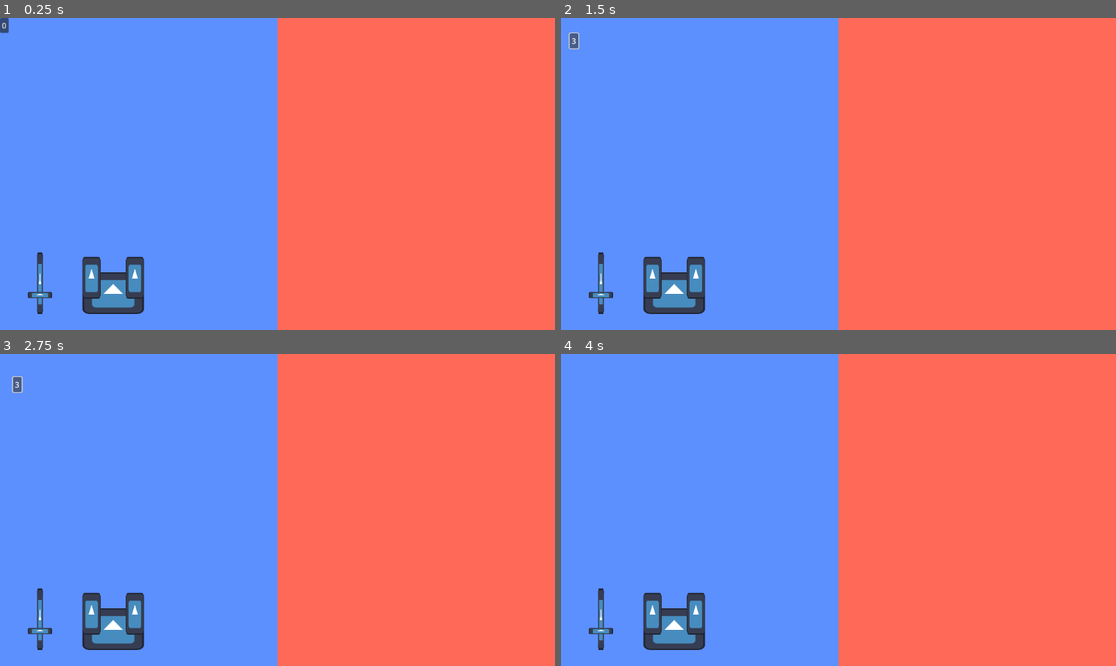
Above: before the commit, frames 1-4 (two rows, left to right).
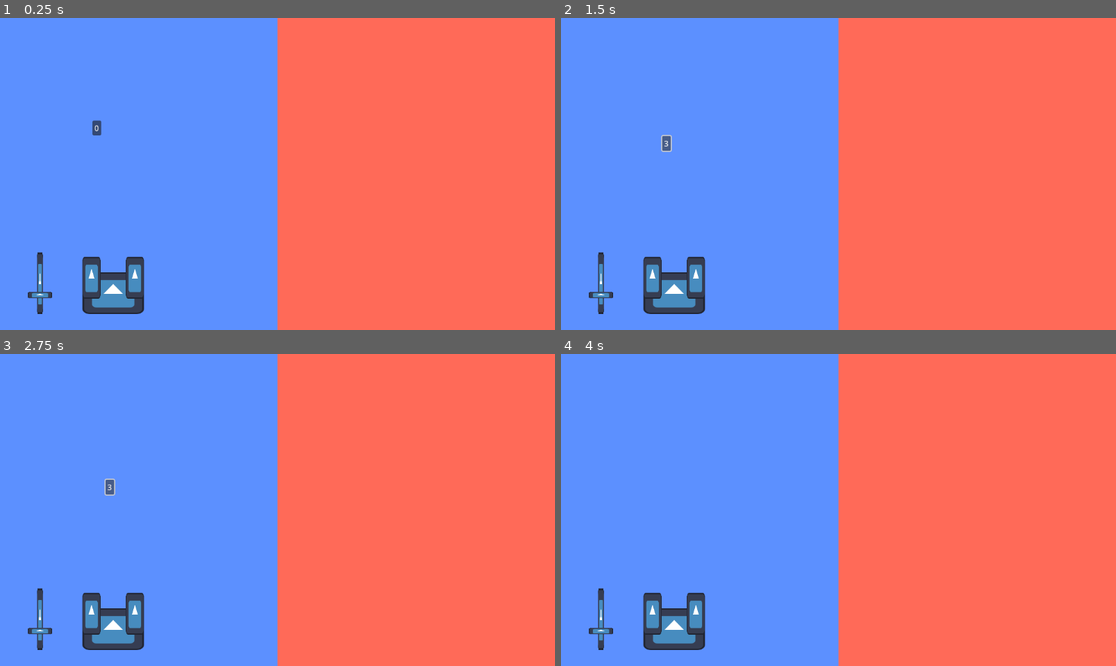
Above: after the commit, the same moments.

Repository: Bruno12346/Jueguito
Game: Godot game, scene res://scenes/mesa.tscn
The game is run twice, just before and just after one commit, with the same random seed, the same clock (stepped at 60 frames per second) and the same inputs. The engine's default icon, where the game draws it, is replaced by a stand-in: a white triangle on a blue panel in a dark square.
Inputs (mouse positions are in pixels of both pictures, inside the frame that each line leads up to):
- Up to frame 1 (0.25 s): no input
- Up to frame 2 (1.5 s): click "0" at 0.5 s; click "3" at 1.25 s
- Up to frame 3 (2.75 s): click "3" at 2 s
- Up to frame 4 (4 s): click "3" at 2.75 s; tap Enter at 3.5 s; move the mouse to (960, 494) at 3.52 s; click (960, 494) at 3.6 s

The runs differ from the first frame. In frame 1, 0.2% of the frame differs, in the area x 0-19%, y 0-38%; in frame 2, 0.2%; in frame 3, 0.2%, in the area x 2-21%, y 7-46%; in frame 4, nothing differs.

Commit message:
pruebas dado-espada

Diff:
--- a/JuegoDeCartas/project.godot
+++ b/JuegoDeCartas/project.godot
@@ -19,6 +19,6 @@
 
 lmb={
 "deadzone": 0.5,
-"events": [Object(InputEventMouseButton,"resource_local_to_s …(115 unchanged characters)… alse,"meta_pressed":false,"button_mask":0,"position":Vector2(0, 0),"global_position":Vector2(0, 0),"factor":1.0,"button_index":1,"canceled":false,"pressed":false,"double_click":false,"script":null)
+"events": [Object(InputEventMouseButton,"resource_local_to_s …(115 unchanged characters)… alse,"meta_pressed":false,"button_mask":1,"position":Vector2(195, 4),"global_position":Vector2(199, 47),"factor":1.0,"button_index":1,"canceled":false,"pressed":true,"double_click":false,"script":null)
 ]
 }
--- a/JuegoDeCartas/scenes/dado.tscn
+++ b/JuegoDeCartas/scenes/dado.tscn
@@ -18,4 +18,7 @@
 position = Vector2(9, 15.5)
 shape = SubResource("RectangleShape2D_jpgfm")
 
+[connection signal="mouse_entered" from="." to="." method="_on_mouse_entered"]
+[connection signal="mouse_exited" from="." to="." method="_on_mouse_exited"]
+[connection signal="mouse_shape_entered" from="." to="." method="_on_mouse_shape_entered"]
 [connection signal="pressed" from="Button" to="." method="_on_button_pressed"]
--- a/JuegoDeCartas/scenes/espada.tscn
+++ b/JuegoDeCartas/scenes/espada.tscn
@@ -21,5 +21,7 @@
 [node name="CollisionShape2D" type="CollisionShape2D" parent="."]
 shape = SubResource("RectangleShape2D_flplo")
 
+[connection signal="area_entered" from="." to="." method="_on_area_entered"]
+[connection signal="area_exited" from="." to="." method="_on_area_exited"]
 [connection signal="body_entered" from="." to="." method="_on_body_entered"]
 [connection signal="body_exited" from="." to="." method="_on_body_exited"]
--- a/JuegoDeCartas/scenes/player_1.tscn
+++ b/JuegoDeCartas/scenes/player_1.tscn
@@ -21,5 +21,6 @@
 position = Vector2(235, 551)
 
 [node name="dado" parent="." instance=ExtResource("4_q8w5o")]
+position = Vector2(192, 213)
 
 [connection signal="definir_ataque" from="espada" to="." method="_on_espada_definir_ataque"]
--- a/JuegoDeCartas/scripts/dado.gd
+++ b/JuegoDeCartas/scripts/dado.gd
@@ -3,6 +3,7 @@
 
 var valor
 var tirado := false
+
 
 # Called when the node enters the scene tree for the first time.
 func _ready():
@@ -15,7 +16,6 @@
 		position = get_global_mouse_position()
 
 
-
 func _on_button_pressed():
 	if tirado == false:
 		valor = randi_range(1,6)
--- a/JuegoDeCartas/scripts/espada.gd
+++ b/JuegoDeCartas/scripts/espada.gd
@@ -14,11 +14,25 @@
 func _process(delta):
 	if dice_in && Input.is_action_just_pressed("lmb"):
 		definir_ataque.emit(dado.valor)
+		dado.queue_free()
+
+
+
+func _on_area_entered(area):
+	dice_in = true
+	dado = area
+	print("ses")
+
+func _on_area_exited(area):
+	dice_in = false
 
 
 func _on_body_entered(body):
 	dice_in = true
 	dado = body
+	print("ses1")
+
+
 
 func _on_body_exited(body):
 	dice_in = false
--- a/JuegoDeCartas/scripts/player_1.gd
+++ b/JuegoDeCartas/scripts/player_1.gd
@@ -17,3 +17,4 @@
 
 func _on_espada_definir_ataque(attack):
 	ataque = attack
+	print(ataque)
